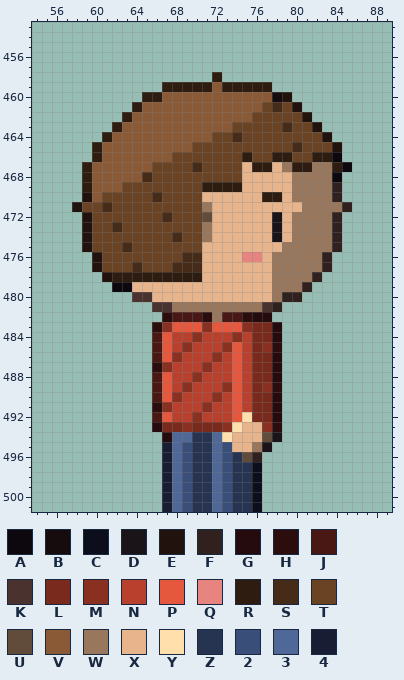
Pixel-art file, stored at hollow-acre/2d/tools/px/ase/farmer_can.ase. The picture above is the old version.
432x1600 pixels, 1 frame. Colours within 5 levels of each other are drawn and written as one. Shown: x 54..89, y 453..501. The commit also changed other parts of the picture, which this record leaves out.
Palette (. is transparent): A #0c080e  B #160c0e  C #0c0e1b  D #1a1418  E #21120e  F #30211f  G #260b0e  H #2c0d0e  J #491815  K #4a322f  L #792a1d  M #8a3021  N #b8402c  P #e5583e  Q #e88480  R #2d1c0f  S #462c18  T #6a4224  U #614c3b  V #895a35  W #99775c  X #e8b48c  Y #ffe0ac  Z #263351  2 #3a4e7a  3 #506897  4 #191d33
Pixels before, first column x 58:
458 ..............R.............
459 .........RRRRRVRRRRR........
460 .......RRVVVVVVVVVVVBE......
461 ......RVVVVVVVVVVVVTSTE.....
462 .....RVVVVVVVVVVVVTTTTTE....
463 ....RVVVVVVVVVVVTTTTTSTTE...
464 ...RVVVVVVVVVVTTSTTTTTTTTE..
465 ..RVVVVVVVVVTTTTTTTTTTSTTTE.
466 ..RVVVVVVVTTTTTTTRTTRRTTRRA.
467 .RVVVVVVTTTTSTTTTXRRXWRRWWRA
468 .RVVVVVSTTTTTTTTTXXXXXWWWWA.
469 .RVVVTTTTTTTTRRRRXXXXXWWWWF.
470 .EVTTTTTSTTTTXXXXXXRRXWWWWF.
471 ETTSTTTTTTTTTWXXXXXXXXXWWWWF
472 .ETTTTTTTSTTTUXXXXXXDXWWWWF.
473 .ETTSTTTTTTTTWXXXXXXDXWWWWF.
474 .ETTTTTTTTSTTWXXXXXXDXWWWWF.
475 .ETTTSTTTTTTTXXXXXXXXWWWWWF.
476 ..ETTTTTTTTSSXXXXQQXWWWWWF..
477 ..ETTTSTTTSSSXXXXXXXWWWWWF..
478 ...ERRRRRRRRRXXXXXXXWWWWF...
479 ....AAXXXXXXXXXXXXXXWWWF....
480 ......KKXXXXXXXXXXXXWFF.....
481 ........KKWWWWWWWWWKF.......
482 .........HJJJHWJJHGG........
483 ........HMPPPMPPPMLLG.......
484 ........JPNNMNNNMNLLG.......
485 ........JPNMNNNMPNLMH.......
486 ........JPMNNNMNPNLLG.......
487 ........HMNNNMNNPNLLG.......
488 ........JPNNMNNNPNLLG.......
489 ........JPNMNNNMPNLMH.......
490 ........JPMNNNMNPNLLG.......
491 ........HMNNNMNNPNLLG.......
492 ........JPNNMNNNPYLLG.......
493 ........GLLMLLLMYXXMH.......
494 .........G33ZZ3YXXXUD.......
495 .........432ZZ32XXWD........
496 .........432ZZ32ZUF.........
497 .........432ZZ32ZZC.........
498 .........432ZZ32ZZC.........
499 .........432ZZ32ZZC.........
500 .........432ZZ32ZZC.........
501 .........432ZZ32ZZC.........
Now the later version:
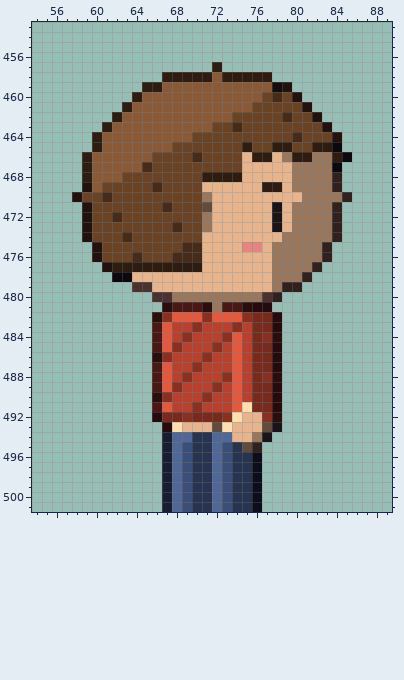
From old to new:
Layer "sheet":
y 457: x 72 . -> R
y 458: x 67..77 .....R..... -> RRRRRVRRRRR
y 459: x 65..71 ..RRRRR -> RRVVVVV; x 73..79 RRRRR.. -> VVVVVBE
y 460: x 64..66 .RR -> RVV; x 77..80 VBE. -> TSTE
y 461: x 63..64 .R -> RV; x 76 V -> T; x 78 S -> T; x 80..81 E. -> TE
y 462: x 62..63 .R -> RV; x 74..75 VV -> TT; x 79 T -> S; x 81..82 E. -> TE
y 463: x 61..62 .R -> RV; x 72..74 VVT -> TTS; x 79 S -> T; x 82..83 E. -> TE
y 464: x 60..61 .R -> RV; x 70..71 VV -> TT; x 74 S -> T; x 80 T -> S; x 83..84 E. -> TE
y 465: x 68..69 VV -> TT; x 75 T -> R; x 78..80 TTS -> RRT; x 82..84 TTE -> RRA
y 466: x 59..60 .R -> RV; x 66..67 VV -> TT; x 70 T -> S; x 75..85 RTTRRTTRRA. -> XRRXWRRWWRA
y 467: x 65 V -> S; x 70 S -> T; x 76..77 RR -> XX; x 79..81 WRR -> XWW; x 84..85 RA -> A.
y 468: x 63..65 VVS -> TTT; x 71..74 TTTT -> RRRR; x 84 A -> F
y 469: x 59 R -> E; x 61..62 VV -> TT; x 66 T -> S; x 71..74 RRRR -> XXXX; x 77..78 XX -> RR
y 470: x 58..61 .EVT -> ETTS; x 66 S -> T; x 71 X -> W; x 77..78 RR -> XX; x 80 W -> X; x 84..85 F. -> WF
y 471: x 58..59 ET -> .E; x 61 S -> T; x 67 T -> S; x 71 W -> U; x 78 X -> D; x 80 X -> W; x 84..85 WF -> F.
y 472: x 62 T -> S; x 67 S -> T; x 71 U -> W
y 473: x 62 S -> T; x 68 T -> S
y 474: x 63 T -> S; x 68 S -> T; x 71 W -> X; x 78..79 DX -> XW
y 475: x 59..60 ET -> .E; x 63 S -> T; x 69..70 TT -> SS; x 75..76 XX -> QQ; x 78 X -> W; x 83..84 WF -> F.
y 476: x 64 T -> S; x 68 T -> S; x 75..76 QQ -> XX
y 477: x 60..70 ETTTSTTTSSS -> .ERRRRRRRRR; x 82..83 WF -> F.
y 478: x 61..70 ERRRRRRRRR -> .AAXXXXXXX; x 81..82 WF -> F.
y 479: x 62..65 AAXX -> ..KK; x 79..81 WWF -> FF.
y 480: x 64..80 KKXXXXXXXXXXXXWFF -> ..KKWWWWWWWWWKF..
y 481: x 66..71 KKWWWW -> .HJJJH; x 73..78 WWWWKF -> JJHGG.
y 482: x 66..78 .HJJJHWJJHGG. -> HMPPPMPPPMLLG
y 483: x 66..75 HMPPPMPPPM -> JPNNMNNNMN
y 484: x 69..70 NM -> MN; x 73..74 NM -> MP; x 77..78 LG -> MH
y 485: x 68..69 NM -> MN; x 72..73 NM -> MN; x 77..78 MH -> LG
y 486: x 66..68 JPM -> HMN; x 71..72 NM -> MN
y 487: x 66..67 HM -> JP; x 70..71 NM -> MN
y 488: x 69..70 NM -> MN; x 73 N -> M; x 77..78 LG -> MH
y 489: x 68..69 NM -> MN; x 72..73 NM -> MN; x 77..78 MH -> LG
y 490: x 66..68 JPM -> HMN; x 71..72 NM -> MN
y 491: x 66..67 HM -> JP; x 70..71 NM -> MN; x 75 N -> Y
y 492: x 66..78 JPNNMNNNPYLLG -> GLLMLLLMYXXMH
y 493: x 66..74 GLLMLLLMY -> .GYXXXUYX; x 77..78 MH -> UD
y 494: x 67 G -> 4; x 73 Y -> 3; x 76..78 XUD -> WD.
y 495: x 74..77 XXWD -> ZUF.
y 496: x 75..76 UF -> ZC
Boxes around the changes in both pictures, in picture pixels (x1, y1, x2, y2):
changed: (72, 62, 352, 462)
